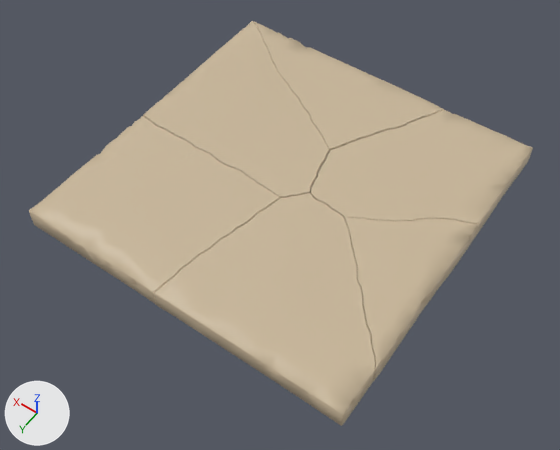
One commit to the glTF model public/models/damage/slab0-1.glb: the scene before it, then after it.
Before and after are seen from a camera (50 mm lens) standing at (-0.8, 1.162, 1.656) and looking at (-0.024, 0.077, -0.051). The lights are fixed; the arrows at lower left show +X, +Y and +Z. The first picture is the older version. Vertices at exactly the same position are counted once.

In view in the first picture: 'damage0-1'.
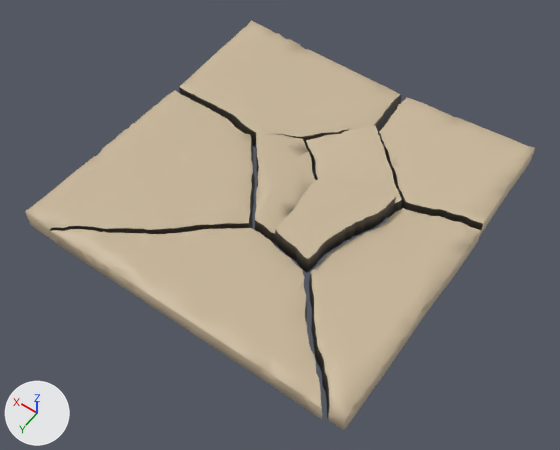
The newer file adds a shape key; the second version is drawn at full value of the shape key 'settled' of 'damage0-1', and the change is written as the vertex moves it makes.

Patch to the scene script:
```diff
--- a/public/models/damage/slab0-1.glb.py
+++ b/public/models/damage/slab0-1.glb.py
@@ mat_exterior @@
 n0 = _N.new('ShaderNodeBsdfPrincipled'); n0.name = 'Principled BSDF'
-n0.inputs[0].default_value = (0.584, 0.474, 0.323, 1.0)  # 'Base Color', beige #c9b79a
 n1 = _N.new('ShaderNodeOutputMaterial'); n1.name = 'Material Output'
+n2 = _N.new('ShaderNodeMix'); n2.name = 'Mix'
+n2.data_type = 'RGBA'
+n2.blend_type = 'MULTIPLY'
+n2.inputs[0].default_value = 1.0  # 'Factor'
+n2.inputs[7].default_value = (0.584, 0.474, 0.323, 1.0)  # 'B', beige #c9b79a
+n3 = _N.new('ShaderNodeVertexColor'); n3.name = 'Color Attribute'
 _L.new(n0.outputs[0], n1.inputs[0])  # 'BSDF' to 'Surface'
+_L.new(n2.outputs[2], n0.inputs[0])  # 'Result' to 'Base Color'
+_L.new(n3.outputs[0], n2.inputs[6])  # 'Color' to 'A'
@@ mat_interior @@
 n0 = _N.new('ShaderNodeBsdfPrincipled'); n0.name = 'Principled BSDF'
-n0.inputs[0].default_value = (0.791, 0.651, 0.462, 1.0)  # 'Base Color', beige #e6d3b5
 n1 = _N.new('ShaderNodeOutputMaterial'); n1.name = 'Material Output'
+n2 = _N.new('ShaderNodeMix'); n2.name = 'Mix'
+n2.data_type = 'RGBA'
+n2.blend_type = 'MULTIPLY'
+n2.inputs[0].default_value = 1.0  # 'Factor'
+n2.inputs[7].default_value = (0.791, 0.651, 0.462, 1.0)  # 'B', beige #e6d3b5
+n3 = _N.new('ShaderNodeVertexColor'); n3.name = 'Color Attribute'
 _L.new(n0.outputs[0], n1.inputs[0])  # 'BSDF' to 'Surface'
+_L.new(n2.outputs[2], n0.inputs[0])  # 'Result' to 'Base Color'
+_L.new(n3.outputs[0], n2.inputs[6])  # 'Color' to 'A'
@@ me_damage0_1 @@
 # used by ob_damage0_1; location = (0.0, 0.0, 0.026); scale = (0.497, 0.497, 0.497)
-me_damage0_1.from_pydata(...)  # 2074 vertices, 4124 faces; spans x -1.0..1.0, y -1.0..1.0, z -0.07..0.07
+me_damage0_1.from_pydata(...)  # 2095 vertices, 4162 faces; spans x -1.02..1.02, y -1.02..1.02, z -0.06..0.15
+# me_damage0_1 part 1: the loose piece of 370 vertices spanning x -0.03..1.0, y 0.09..1.0, z -0.06..0.07 is rebuilt with 393 vertices and now spans x 0.01..1.02, y -0.23..1.01, z -0.03..0.14
+# me_damage0_1 part 2: the loose piece of 329 vertices spanning x -0.44..0.99, y -1.0..-0.32, z -0.06..0.07 is rebuilt with 342 vertices and now spans x -0.15..1.01, y -1.01..-0.22, z -0.04..0.14
+# me_damage0_1 part 3: the loose piece of 324 vertices spanning x -1.0..-0.06, y -1.0..0.04, z -0.07..0.07 is rebuilt with 251 vertices and now spans x -1.01..-0.16, y -1.02..-0.29, z -0.05..0.14
+# me_damage0_1 part 4: the loose piece of 276 vertices spanning x -1.0..-0.39, y -0.32..0.73, z -0.07..0.07 is rebuilt with 349 vertices and now spans x -1.02..-0.41, y -0.35..1.01, z -0.05..0.15
+# me_damage0_1 part 5: a new loose piece of 388 vertices spanning x -0.91..0.82, y 0.35..1.02, z -0.03..0.15
+# me_damage0_1 part 6: a new loose piece of 180 vertices spanning x -0.14..0.38, y -0.35..0.34, z -0.03..0.13
+# me_damage0_1 part 7: 774 vertices removed from x -1.0..1.0, y -0.99..1.0, z -0.07..0.07; 191 vertices added at x -0.57..0.13, y -0.66..-0.12, z -0.06..0.12
 me_damage0_1.materials.append(mat_exterior)
@@ ob_damage0_1 @@
 ob_damage0_1 = bpy.data.objects.new('damage0-1', me_damage0_1)
-ob_damage0_1.location = (0.0, 0.0, 0.026)
-ob_damage0_1.scale = (0.497, 0.497, 0.497)
+ob_damage0_1.location = (0.0, -0.001, -0.016)
+ob_damage0_1.scale = (0.495, 0.495, 0.495)
@@ ob_chip0 @@
+ob_chip0 = bpy.data.objects.new('chip0', me_chip0)  # 171 vertices, 338 faces; spans x -0.68..0.68, y -1.0..1.0, z -0.2..0.2
+ob_chip0.location = (-0.166, 0.042, 0.03)
+ob_chip0.scale = (0.154, 0.154, 0.154)
```

Pixel boxes (x1, y1, x2, y2) of what changed, in the pictures (560 x 450 px):
'damage0-1', recoloured, reshaped, moved, rescaled
    before: (29, 21, 533, 426)
    after: (25, 20, 535, 430)
'chip0', added (beige)
    after: (275, 176, 396, 273)
    faces in mat_exterior: (276, 176, 395, 259)
    faces in mat_interior: (275, 197, 396, 273)
part 1 of me_damage0_1, rebuilt (8% narrower, 20% shorter)
    before: (29, 116, 280, 304)
    after: (25, 90, 255, 240)
part 2 of me_damage0_1, rebuilt (17% wider)
    before: (254, 21, 444, 152)
    after: (179, 20, 401, 147)
part 3 of me_damage0_1, rebuilt (30% narrower, 12% taller)
    before: (311, 110, 533, 235)
    after: (379, 97, 535, 237)
part 4 of me_damage0_1, rebuilt (28% wider, 34% taller)
    before: (345, 217, 479, 382)
    after: (309, 208, 481, 430)
part 5 of me_damage0_1, added (beige)
    after: (50, 228, 322, 419)
part 6 of me_damage0_1, added (beige)
    after: (255, 133, 316, 246)
part 7 of me_damage0_1, cut back
    before: (143, 21, 375, 426)
    after: (306, 126, 402, 217)
